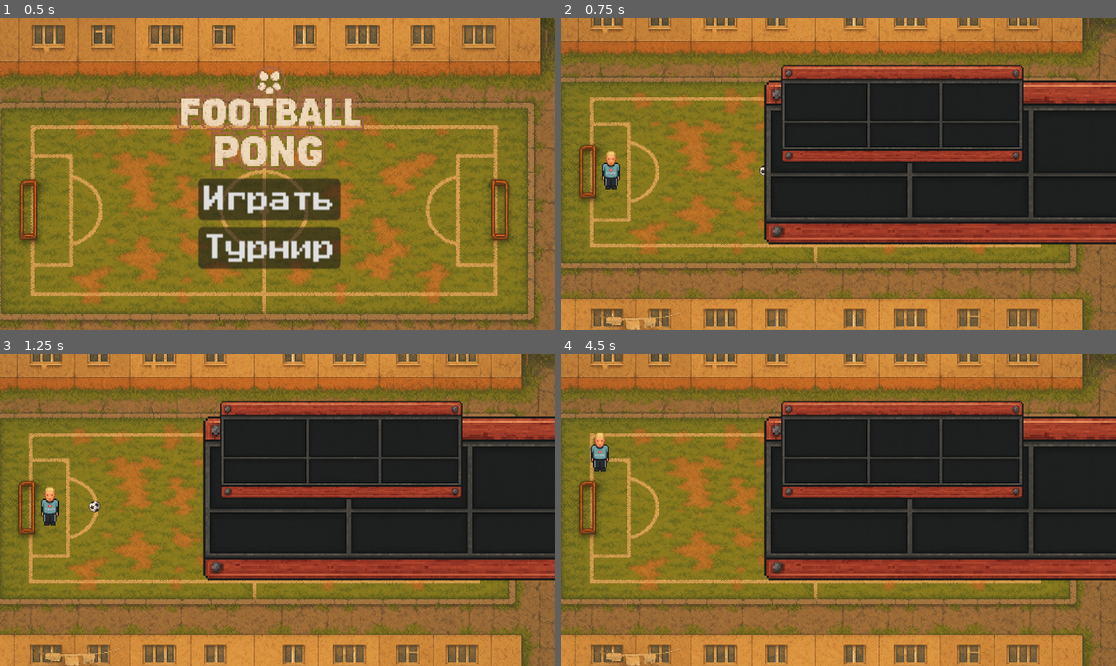
Above: before the commit, frames 1-4 (two rows, left to right).
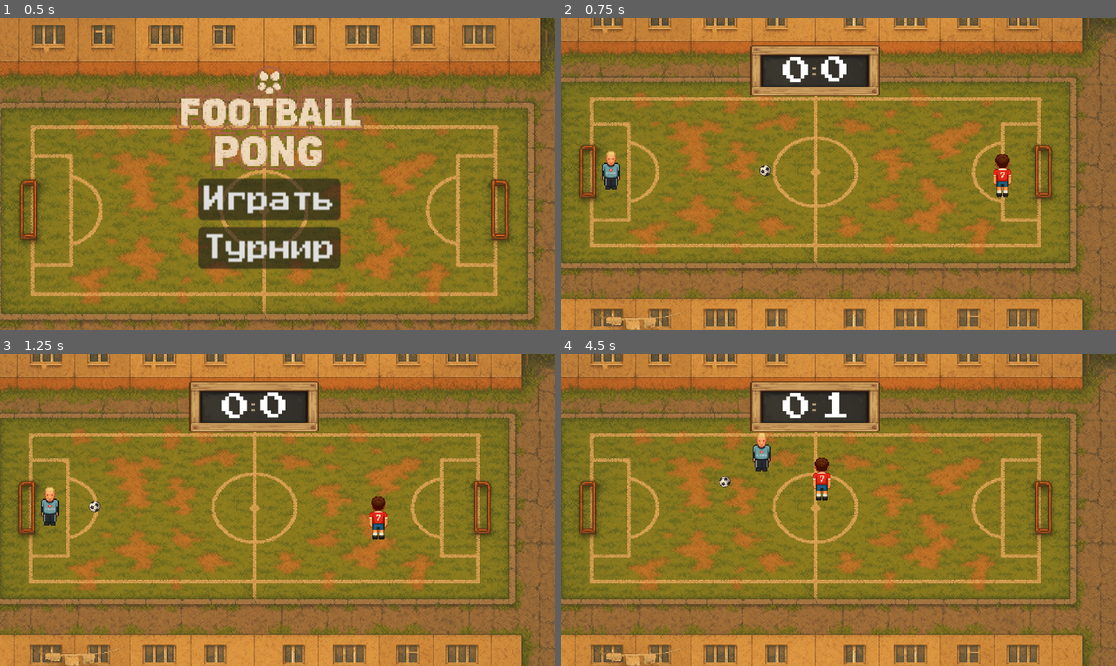
Above: after the commit, the same moments.

Repository: supervi5w4/footballpong
Game: Godot game, scene res://scenes/menu.tscn
The game is run twice, just before and just after one commit, with the same random seed, the same clock (stepped at 60 frames per second) and the same inputs.
Inputs:
- Up to frame 1 (0.5 s): no input
- Up to frame 2 (0.75 s): click "Играть" at 0.5 s
- Up to frame 3 (1.25 s): no input
- Up to frame 4 (4.5 s): hold Right (ui_right) 1.28-2.03 s; hold Down (ui_down) 2.03-2.78 s; hold Right (ui_right) 2.78-3.53 s; hold Up (ui_up) 3.53-4.28 s; hold Left (ui_left) from 4.28 s (still down)

Frame 1 is identical in both runs. In frame 2, 37% of the frame differs, in the area x 34-100%, y 8-73%; in frame 3, 37%; in frame 4, 38%, in the area x 5-100%, y 8-73%.
Error before the commit: Invalid call. Nonexistent function 'set_team_names' in base 'Control'. (res://scenes/game.gd:30)

Commit message:
Глюк позже чинить гол засчитывается только в левые ворота

Diff:
--- a/scenes/game.gd
+++ b/scenes/game.gd
@@ -1,55 +1,15 @@
-# scenes/game.gd
 extends Node2D
 
 @onready var ball          := $Ball
-@onready var player_paddle := $PlayerPaddle   # Имя узла слева!
-@onready var ai_paddle     := $AiPaddle       # Имя узла справа!
-
-var scoreboard : Control
-
-func _ready() -> void:
-		# Создаём и добавляем табло
-		var scoreboard_scene : PackedScene = preload("res://scenes/Scoreboard.tscn")
-		scoreboard = scoreboard_scene.instantiate() as Control
-		# Добавляем в CanvasLayer UI
-		$UI.add_child(scoreboard)
-		# Опционально позиционируем и масштабируем табло
-		scoreboard.position = Vector2(730, 20)     # смещение от левого верхнего угла (подберите при необходимости)
-		scoreboard.scale    = Vector2(0.6, 0.6)    # масштаб (подберите при необходимости)
-
-		# Прячем старые элементы счёта
-		if $UI.has_node("ScoreboardBG"):
-				$UI.get_node("ScoreboardBG").visible = false
-		if $UI.has_node("ScoreLeft"):
-				$UI.get_node("ScoreLeft").visible = false
-		if $UI.has_node("ScoreRight"):
-				$UI.get_node("ScoreRight").visible = false
-
-		# Быстрая игра (нет данных турнира) — инициализируем табло сами
-		if Score.matches.is_empty():
-				scoreboard.set_team_names("Игрок", "ИИ")
-				scoreboard.set_scores(Score.left, Score.right)
-				# Настройка времени тайма: 15 секунд реального времени → 45 футбольных минут
-				scoreboard.half_duration_real = 15.0
-				scoreboard.half_minutes       = 45.0
-				scoreboard.start_first_half()
-				# Подключаем сигнал, чтобы автоматически запускать второй тайм и останавливать после окончания
-				scoreboard.half_finished.connect(_on_quick_half_finished)
-
-func _on_quick_half_finished(half : int) -> void:
-		if half == 1:
-				# Запускаем второй тайм сразу
-				scoreboard.start_second_half()
-		elif half == 2:
-				# Полный матч окончен — останавливаем таймер
-				scoreboard.stop_timer()
+@onready var player_paddle := $Player     # Или PlayerPaddle, если узел так называется
+@onready var ai_paddle     := $AI         # Или AiPaddle, если узел так называется
 
 func reset_round() -> void:
-		if ball:
-				ball.respawn()
+	if ball:
+		ball.respawn()
 
-		if player_paddle and player_paddle.has_method("reset_position"):
-				player_paddle.reset_position()
+	if player_paddle and player_paddle.has_method("reset_position"):
+		player_paddle.reset_position()
 
-		if ai_paddle and ai_paddle.has_method("reset_position"):
-				ai_paddle.reset_position()
+	if ai_paddle and ai_paddle.has_method("reset_position"):
+		ai_paddle.reset_position()
--- a/scenes/game.tscn
+++ b/scenes/game.tscn
@@ -12,7 +12,6 @@
 [ext_resource type="FontFile" uid="uid://crbejkyhfw2bi" path="res://fonts/PressStart2P-Regular.ttf" id="10_kvpfn"]
 [ext_resource type="Script" uid="uid://cwbcr0civ3mn4" path="res://scenes/tournament_game.gd" id="12_dinhu"]
 [ext_resource type="Texture2D" uid="uid://dprt5p2umwgvv" path="res://assets/gfx/gazaev.png" id="13_kvuet"]
-[ext_resource type="PackedScene" uid="uid://c0llg8e3m11hw" path="res://scenes/Scoreboard.tscn" id="13_trtic"]
 
 [sub_resource type="RectangleShape2D" id="RectangleShape2D_yqjtg"]
 size = Vector2(1932, 284)
@@ -124,7 +123,6 @@
 
 [node name="GoalAreaRight" type="Area2D" parent="."]
 script = ExtResource("6_u5sy4")
-is_right_goal = true
 
 [node name="CollisionShape2D" type="CollisionShape2D" parent="GoalAreaRight"]
 position = Vector2(1673.25, 531.5)
@@ -146,18 +144,16 @@
 [node name="UI" type="CanvasLayer" parent="."]
 
 [node name="ScoreboardBG" type="TextureRect" parent="UI"]
-visible = false
 light_mask = 4
 visibility_layer = 4
-offset_left = 726.0
-offset_top = 23.0
-offset_right = 1750.0
-offset_bottom = 1047.0
+offset_left = 649.0
+offset_top = 28.0
+offset_right = 2185.0
+offset_bottom = 1052.0
 scale = Vector2(0.298335, 0.302808)
 texture = ExtResource("9_vtaks")
 
 [node name="ScoreLeft" type="Label" parent="UI"]
-visible = false
 offset_left = 767.0
 offset_top = 135.0
 offset_right = 867.0
@@ -167,7 +163,6 @@
 text = "0"
 
 [node name="ScoreRight" type="Label" parent="UI"]
-visible = false
 offset_left = 900.0
 offset_top = 133.0
 offset_right = 1000.0
@@ -191,12 +186,6 @@
 offset_right = 801.0
 offset_bottom = 312.0
 
-[node name="Scoreboard" parent="UI" instance=ExtResource("13_trtic")]
-offset_left = 651.0
-offset_top = -22.0
-offset_right = 651.0
-offset_bottom = -22.0
-
 [node name="SpawnPoint" type="Marker2D" parent="."]
 position = Vector2(880, 529)
 gizmo_extents = 19.0
--- a/scenes/goal.gd
+++ b/scenes/goal.gd
@@ -1,74 +1,52 @@
 # ------------------------------------------------------------
-#  goal.gd – фиксируем гол, обновляем счёт, звук и рестарт
-#  Godot 4.4.1 | GDScript 2.0
+#  goal.gd – фиксируем гол, обновляем счёт, звук и рестарт раунда
+#  Требует два синглтона:
+#    1) Score  – счётчик (score_manager.gd, добавлен в Autoload как “Score”)
+#    2) Game   – корневая сцена Game.tscn, содержит метод reset_round()
 # ------------------------------------------------------------
 extends Area2D
-class_name GoalArea      # чтобы удобно назначать в инспекторе
+class_name Goal
 
-@export var is_right_goal : bool = false   # true → ворота справа (бот)
+@export var is_right_goal: bool = false   # true → эти ворота справа (бот)
 
-# --- Lazy-ссылки, заполняем в _ready() -----------------------
-var _score      : Node                    # singleton Score
-var _game       : Node2D
-var _ui_layer   : CanvasLayer
-var _sound      : AudioStreamPlayer
-var _scoreboard : Control                   # может быть null
+# ---------- SINGLETONS & COMMON NODES ----------
+@onready var _score := Score                                   # глобальный счёт
+@onready var _game  := get_tree().get_root().get_node("Game")  # корень сцены с reset_round()
 
-# --------------------------- READY ---------------------------
-func _ready() -> void:
-		# убеждаемся, что сигнал подключён ровно один раз
-		if not body_entered.is_connected(_on_body_entered):
-				body_entered.connect(_on_body_entered)
+# UI-слой с лейблами счёта и звуковой эффект гола
+@onready var _ui    := _game.get_node("UI")
+@onready var _sound := _game.get_node("GoalSound") as AudioStreamPlayer
 
-		_score      = get_node("/root/Score")
-		_game       = get_tree().root.get_node("Game") as Node2D
-		_ui_layer   = _game.get_node("UI") as CanvasLayer
-		_sound      = _game.get_node("GoalSound") as AudioStreamPlayer
-		_scoreboard = _ui_layer.get_node_or_null("Scoreboard") as Control
+# ---------------- READY ----------------
+#func _ready() -> void:
+	# Страхуемся от повторного подключения, если кто-то случайно
+	# подключит сигнал через инспектор
+#	if not body_entered.is_connected(_on_body_entered):
+#		body_entered.connect(_on_body_entered)
 
-# ------------------- ОБРАБОТКА ГОЛА --------------------------
+# ---------------- SIGNAL ----------------
 func _on_body_entered(body: Node) -> void:
-		if not (body is RigidBody2D and body.is_in_group("ball")):
-				return                        # не наш мяч
+	# 1. реагируем только на мяч
+	if not (body is RigidBody2D and body.is_in_group("ball")):
+		return
 
-		# 1️⃣ Обновляем глобальный счёт
-		if is_right_goal:
-				_score.left += 1
-		else:
-				_score.right += 1
+	# 2. обновляем счёт
+	if is_right_goal:
+		_score.left  += 1        # гол забил игрок (мяч в правых воротах)
+	else:
+		_score.right += 1        # гол забил бот   (мяч в левых воротах)
 
-		# 2️⃣ Обновляем интерфейс
-		_update_ui()
+	_update_ui()
+	_play_sound()
 
-		# 3️⃣ Играем звук
-		if _sound:
-				_sound.play()
+	# 3. рестарт всего раунда: мяч + обе ракетки → центр/старт
+	_game.reset_round()
 
-		# 4️⃣ Показываем рекламу (один раз за матч)
-		_try_show_ad_once()
+# ---------------- HELPERS ----------------
+func _update_ui() -> void:
+	(_ui.get_node("ScoreLeft")  as Label).text = str(_score.left)
+	(_ui.get_node("ScoreRight") as Label).text = str(_score.right)
 
-		# 5️⃣ Перезапускаем раунд (через deferred, чтобы обработчик закончился)
-		_game.call_deferred("reset_round")
-
-# ---------------------- ВСПОМОГАТЕЛЬНЫЕ ----------------------
-func _update_ui() -> void:
-		# Новое табло
-		if _scoreboard and _scoreboard.has_method("set_scores"):
-				_scoreboard.set_scores(_score.left, _score.right)
-
-		# Старые метки (оставлены для совместимости)
-		var lbl_left  := _ui_layer.get_node_or_null("ScoreLeft")  as Label
-		var lbl_right := _ui_layer.get_node_or_null("ScoreRight") as Label
-		if lbl_left:
-				lbl_left.text  = str(_score.left)
-		if lbl_right:
-				lbl_right.text = str(_score.right)
-
-func _try_show_ad_once() -> void:
-		if _score.ad_shown:
-				return                      # уже показывали
-
-		if _score.left == 4 or _score.right == 4:
-				if Engine.has_singleton("YandexSDK"):   # SDK доступен только в Web-сборке
-						YandexSDK.show_ad()
-				_score.ad_shown = true
+func _play_sound() -> void:
+	if _sound:
+		_sound.play()
--- a/scenes/tournament_game.gd
+++ b/scenes/tournament_game.gd
@@ -1,155 +1,97 @@
-# ------------------------------------------------------------
-#  scenes/tournament_game.gd  –  Логика матча в режиме турнира
-#  Godot 4.4.1  |  GDScript 2.0
-# ------------------------------------------------------------
+# scenes/tournament_game.gd
 extends Node
 
-# -- Параметры длительности ―-
-@export var half_duration        : float = 15.0   # секунд реального времени на тайм
-@export var pause_between_halves : float = 3.0    # пауза между таймами, сек.
+@export var half_duration : float = 15.0
+@export var pause_between_halves : float = 3.0
 
-# -- Быстрые onready-ссылки ―-
-@onready var game_node     : Node2D      = get_parent() as Node2D
-@onready var ui_layer      : CanvasLayer = game_node.get_node("UI")            as CanvasLayer
-@onready var message_label : Label       = ui_layer.get_node("MessageLabel")   as Label
+@onready var game_node     : Node2D = get_parent() as Node2D
+@onready var message_label : Label  = game_node.get_node("UI/MessageLabel") as Label
 
-# -- В процессе игры ―-
-var scoreboard   : Control            # само табло
-var current_half : int      = 0       # 1 или 2
+var current_half : int = 0
 
-# ========================  READY  ============================
 func _ready() -> void:
-		# Если запущена одиночная «быстрая» игра, этот скрипт бездействует
-		if Score.matches.is_empty():
-				return
+	# --- СБРОС СЧЁТА ---
+	Score.left  = 0
+	Score.right = 0
 
-		_ensure_single_scoreboard()
-		_init_scoreboard_for_match()
+	current_half = 0
+	_start_next_half()
 
-		current_half = 0
-		_start_next_half()
-
-# ==================  СОЗДАЁМ / НАХОДИМ ТАБЛО  =================
-func _ensure_single_scoreboard() -> void:
-		# 1) Ищем правильный узел по имени
-		scoreboard = ui_layer.get_node_or_null("Scoreboard") as Control
-		if scoreboard:
-				return
-
-		# 2) Ищем любой Control-узел, чья сцена = Scoreboard.tscn
-		for n in ui_layer.get_children():
-				if n is Control and String(n.scene_file_path).ends_with("Scoreboard.tscn"):
-						scoreboard = n
-						n.name = "Scoreboard"   # возвращаем корректное имя
-						return
-
-		# 3) Не нашли – инстанцируем новую сцену
-		var ps : PackedScene = preload("res://scenes/Scoreboard.tscn")
-		scoreboard = ps.instantiate() as Control
-		scoreboard.name = "Scoreboard"
-		ui_layer.add_child(scoreboard)
-		scoreboard.position = Vector2(730, 20)   # настройте под макет
-		scoreboard.scale    = Vector2(0.6, 0.6)
-
-# ==================  НАСТРОЙКА ТАБЛО  ========================
-func _init_scoreboard_for_match() -> void:
-		# Сбрасываем глобальный счёт
-		Score.left  = 0
-		Score.right = 0
-		scoreboard.set_scores(0, 0)
-
-		# Определяем, кто слева/справа на табло
-		var m      : Dictionary = Score.matches[Score.current_match]
-		var home   : String     = String(m["home"])
-		var away   : String     = String(m["away"])
-		var player : String     = Score.player_team_name
-
-		if home == player:
-				scoreboard.set_team_names(home, away)
-		else:
-				scoreboard.set_team_names(away, home)
-
-		# Настройка таймера
-		scoreboard.half_duration_real = half_duration
-		scoreboard.half_minutes       = 45.0             # футбольных минут на тайм
-
-# ===================  ЛОГИКА ТАЙМОВ  =========================
 func _start_next_half() -> void:
-		current_half += 1
-		message_label.visible = false
-		game_node.call("reset_round")
-
-		if current_half == 1:
-				scoreboard.start_first_half()
-		else:
-				scoreboard.start_second_half()
-
-		await get_tree().create_timer(half_duration).timeout
-		_on_half_finished()
+	current_half += 1
+	message_label.visible = false
+	game_node.call("reset_round")
+	await get_tree().create_timer(half_duration).timeout
+	_on_half_finished()
 
 func _on_half_finished() -> void:
-		scoreboard.stop_timer()
+	if current_half == 1:
+		message_label.text = "Второй тайм через %d сек" % int(pause_between_halves)
+		message_label.visible = true
+		await get_tree().create_timer(pause_between_halves).timeout
+		_start_next_half()
+	else:
+		_finalize_match()
 
-		if current_half == 1:
-				message_label.text = "Второй тайм через %d сек" % int(pause_between_halves)
-				message_label.visible = true
-				await get_tree().create_timer(pause_between_halves).timeout
-				_start_next_half()
-		else:
-				_finalize_match()
+func _finalize_match() -> void:
+	# --- определяем сторону игрока ---
+	var idx  : int = Score.current_match
+	var m    : Dictionary = Score.matches[idx]
+	var home : String = String(m["home"])
+	var away : String = String(m["away"])
+	var player : String = Score.player_team_name
+	var player_is_home : bool = (home == player)
 
-# ===================  ЗАВЕРШЕНИЕ МАТЧА  ======================
-func _finalize_match() -> void:
-		# --- Кто хозяин, кто игрок? ---
-		var idx      : int        = Score.current_match
-		var m        : Dictionary = Score.matches[idx]
-		var home     : String     = String(m["home"])
-		var away     : String     = String(m["away"])
-		var player   : String     = Score.player_team_name
-		var player_is_home : bool = (home == player)
+	# Получаем счёт в интерфейсе (левый/правый) — это счёт игрока и ИИ.
+	# В первом круге игрок выступает за домашнюю команду и его голы записываются в Score.left,
+	# во втором круге игрок играет в гостях и его голы записываются в Score.right.
+	var goals_left  : int = Score.left
+	var goals_right : int = Score.right
 
-		# --- Счёт «слева-справа» из UI ---
-		var goals_left  : int = Score.left
-		var goals_right : int = Score.right
+	# --- определяем счёт для домашней и гостевой команды ---
+	# Если игрок является домашней командой, то левый счёт соответствует хозяевам,
+	# иначе хозяева — это ИИ (правый счёт), а гости — игрок (левый счёт).
+	var goals_home : int
+	var goals_away : int
+	if player_is_home:
+		goals_home = goals_left
+		goals_away = goals_right
+	else:
+		goals_home = goals_right
+		goals_away = goals_left
 
-		# --- Приводим к формату «хозяева : гости» ---
-		var goals_home : int
-		var goals_away : int
-		if player_is_home:
-				goals_home = goals_left
-				goals_away = goals_right
-		else:
-				goals_home = goals_right
-				goals_away = goals_left
+	# --- фиксируем результат в данные матча ---
+	# В календаре турнирных матчей счёт отображается в формате «голы хозяев : голы гостей».
+	m["score"]  = "%d:%d" % [goals_home, goals_away]
+	m["played"] = true
 
-		# --- Записываем результат в календарь ---
-		m["score"]  = "%d:%d" % [goals_home, goals_away]
-		m["played"] = true
+	# --- обновляем статистику команд ---
+	var ht : Dictionary = Score.get_team_dict(home)
+	var at : Dictionary = Score.get_team_dict(away)
+	# Обновляем количество забитых и пропущенных мячей для хозяев и гостей
+	ht["goals_for"]     += goals_home
+	ht["goals_against"] += goals_away
+	at["goals_for"]     += goals_away
+	at["goals_against"] += goals_home
 
-		# --- Обновляем статистику команд ---
-		var ht : Dictionary = Score.get_team_dict(home)
-		var at : Dictionary = Score.get_team_dict(away)
-		ht["goals_for"]     += goals_home
-		ht["goals_against"] += goals_away
-		at["goals_for"]     += goals_away
-		at["goals_against"] += goals_home
+	# Начисляем очки за победу/ничью/поражение
+	if goals_home > goals_away:
+		ht["points"] += 3
+	elif goals_home < goals_away:
+		at["points"] += 3
+	else:
+		ht["points"] += 1
+		at["points"] += 1
 
-		if goals_home > goals_away:
-				ht["points"] += 3
-		elif goals_home < goals_away:
-				at["points"] += 3
-		else:
-				ht["points"] += 1
-				at["points"] += 1
+	# --- корректное отображение счёта в UI ---
+	# UI всегда отображает счёт с точки зрения игрока: слева — его голы, справа — голы соперника.
+	if player_is_home:
+		Score.left  = goals_home
+		Score.right = goals_away
+	else:
+		Score.left  = goals_away
+		Score.right = goals_home
 
-		# --- Сохраняем счёт для возврата в UI (слева-игрок) ---
-		if player_is_home:
-				Score.left  = goals_home
-				Score.right = goals_away
-		else:
-				Score.left  = goals_away
-				Score.right = goals_home
-
-		# --- Симулируем матчи ботов и возвращаемся к календарю ---
-		Score.simulate_bot_matches()
-		get_tree().change_scene_to_file("res://scenes/tournament_calendar.tscn")
+	# --- симулируем матчи ботов и возвращаемся к календарю ---
+	Score.simulate_bot_matches()
+	get_tree().change_scene_to_file("res://scenes/tournament_calendar.tscn")
Not shown: 1 places in scenes/game.tscn that only renumber resources
